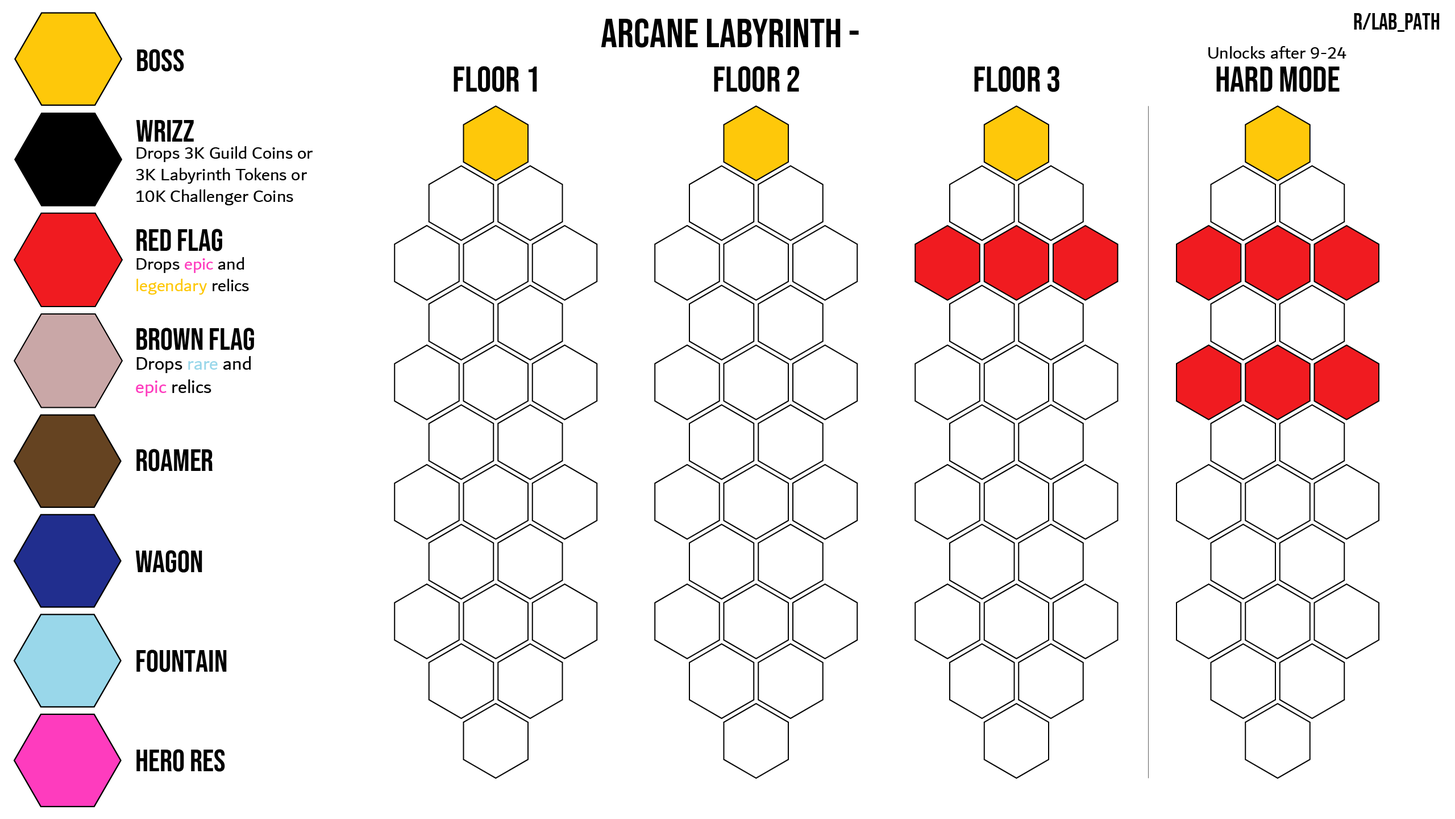
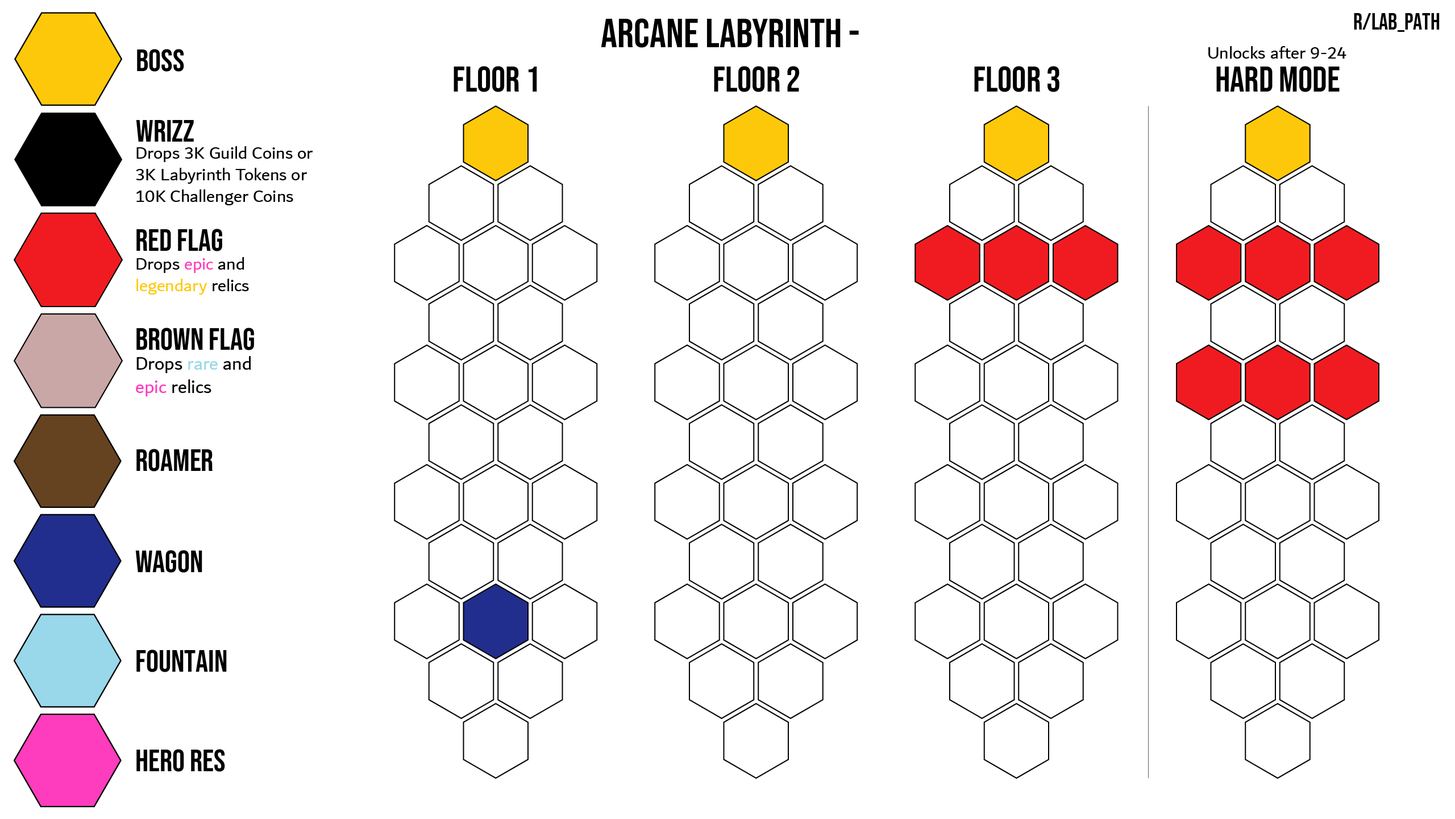
Layered file, before and after one edit (1455x819). Changes by layer:
renamed "arcane-lab-template-01.png" to "arcane-lab-template.png", painted on it over 463, 584, 528, 658
